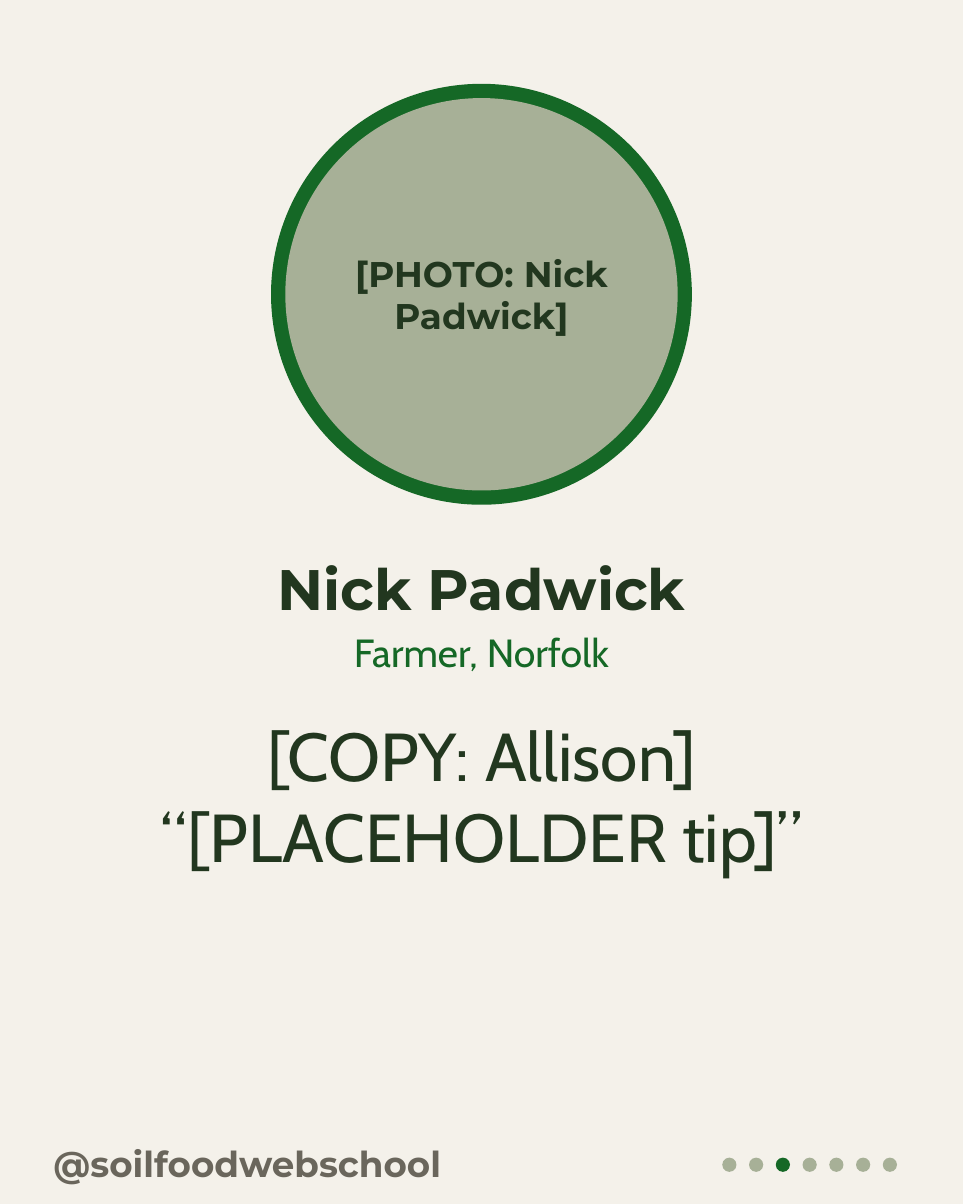
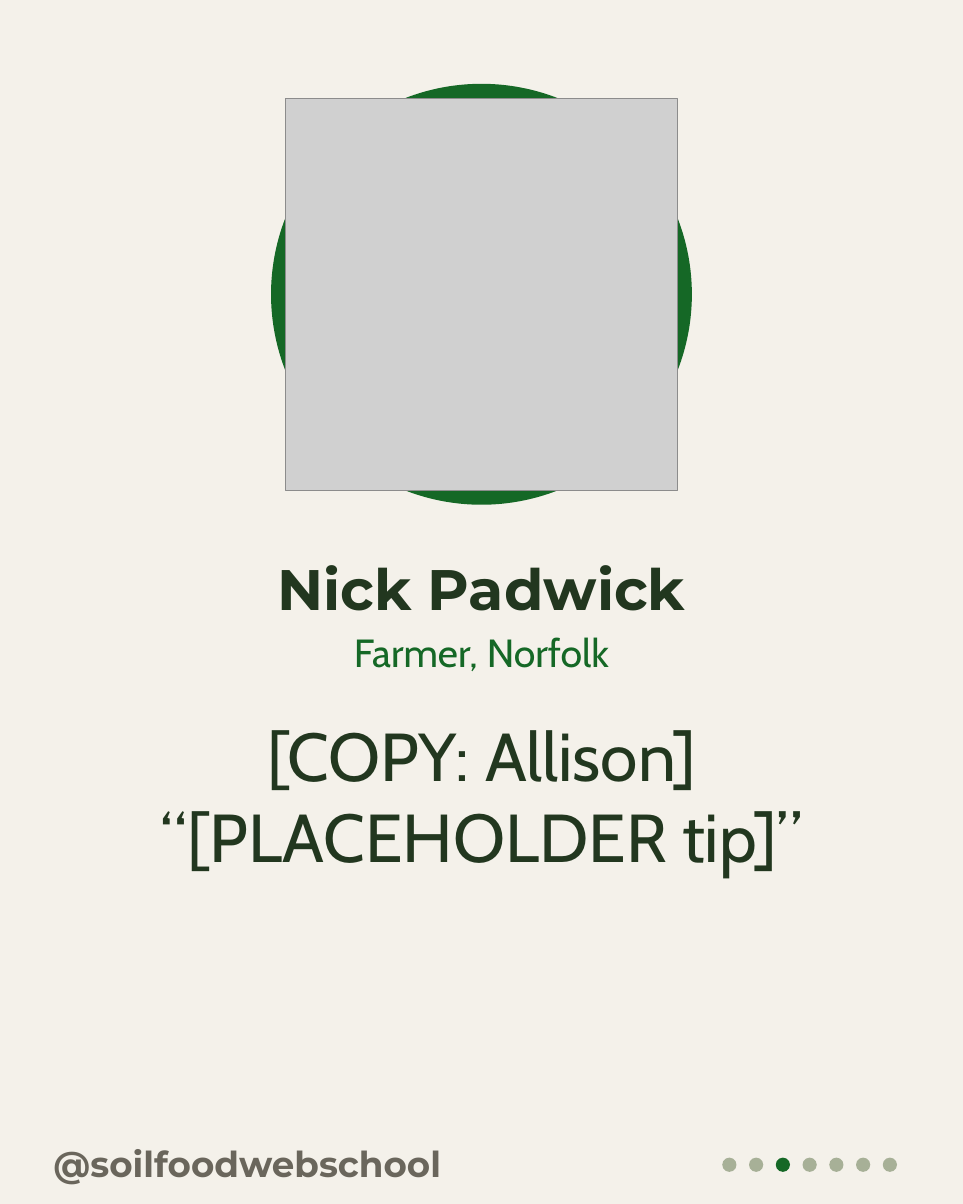
Before and after one commit to linneamoritznyc/SFW-SocialMedia, a slide deck: slide 3 of templates/carousels/posts/05-10-2026-mon-teachers-day-five-mentors.pptx. Drawn at 963x1204 pixels with LibreOffice and Linux fonts; fonts in the diff are those of the drawing; grey boxes stand for pictures. Boxes give left, top, right and bottom in pixels: in the first picture for what was removed or moved away, otherwise in the second. Text is boxed around its words. In the diff, an @@ line names an element or a change of style, - is before the commit and + after.

```diff
--- a/templates/carousels/posts/05-10-2026-mon-teachers-day-five-mentors.pptx
+++ b/templates/carousels/posts/05-10-2026-mon-teachers-day-five-mentors.pptx
@@ ellipse removed at (x1=285, y1=98, x2=677, y2=490) @@
@@ picture added at (x1=285, y1=98, x2=677, y2=490) @@
@@ text removed at (x1=355, y1=259, x2=608, y2=336) @@
-[PHOTO: Nick Padwick]
```
Also in this commit, not shown: 3 other slides changed, 43 other files.
